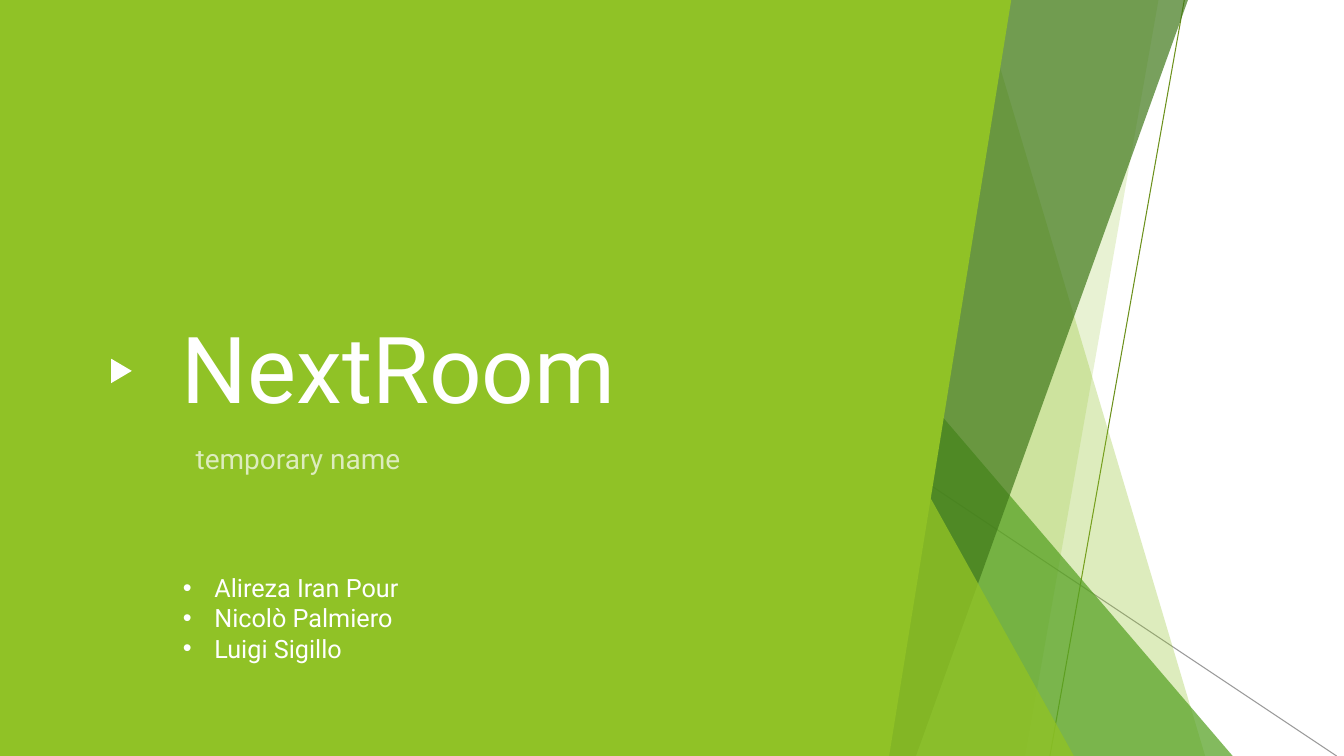
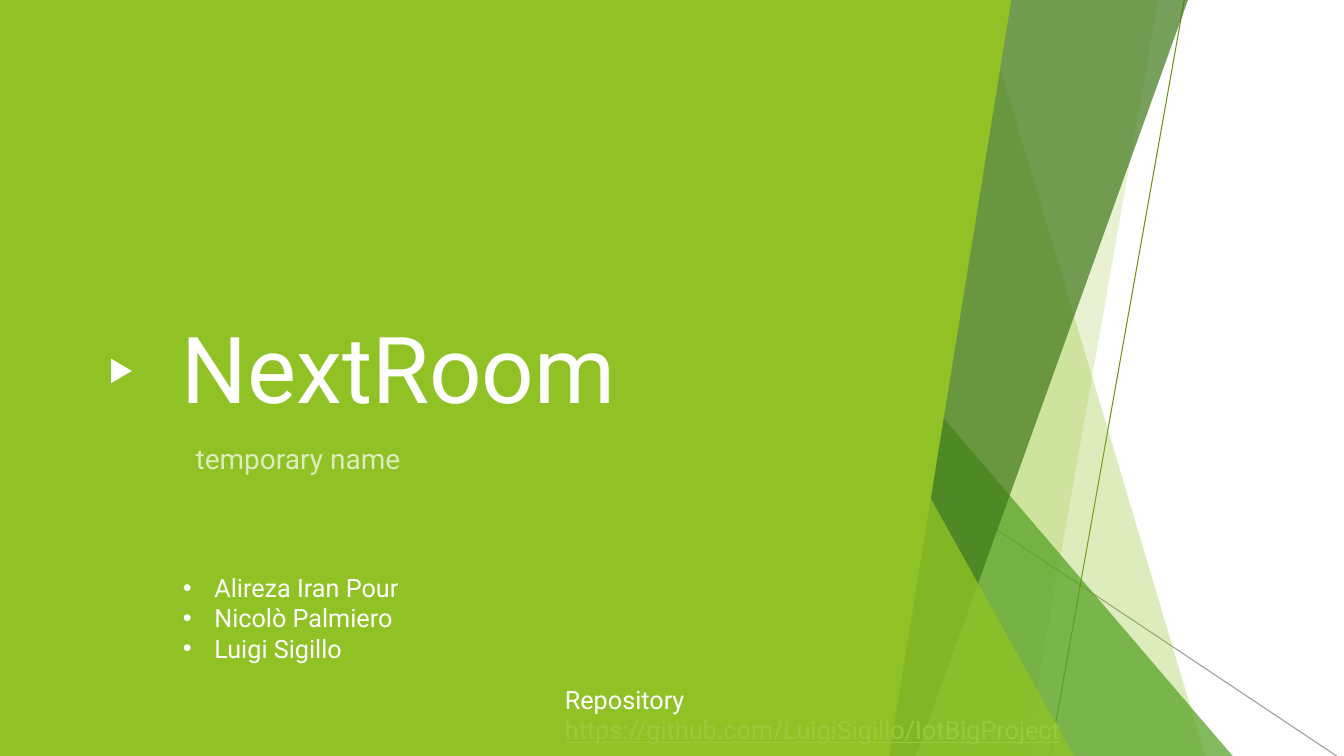
Before and after one commit to LuigiSigillo/NextRoom, a slide deck: slide 1 of Presentations/First presentation.pptx. Drawn at 1344x756 pixels with LibreOffice and Linux fonts; fonts in the diff are those of the drawing. Boxes give left, top, right and bottom in pixels: in the first picture for what was removed or moved away, otherwise in the second. Text is boxed around its words. In the diff, an @@ line names an element or a change of style, - is before the commit and + after.

Commit message:
added github link to presentation

```diff
--- a/Presentations/First presentation.pptx
+++ b/Presentations/First presentation.pptx
@@ text added at [565, 691, 1060, 722], 18 pt, text #99CA3C, underline @@
+Repository
+https://github.com/LuigiSigillo/IotBigProject
```
